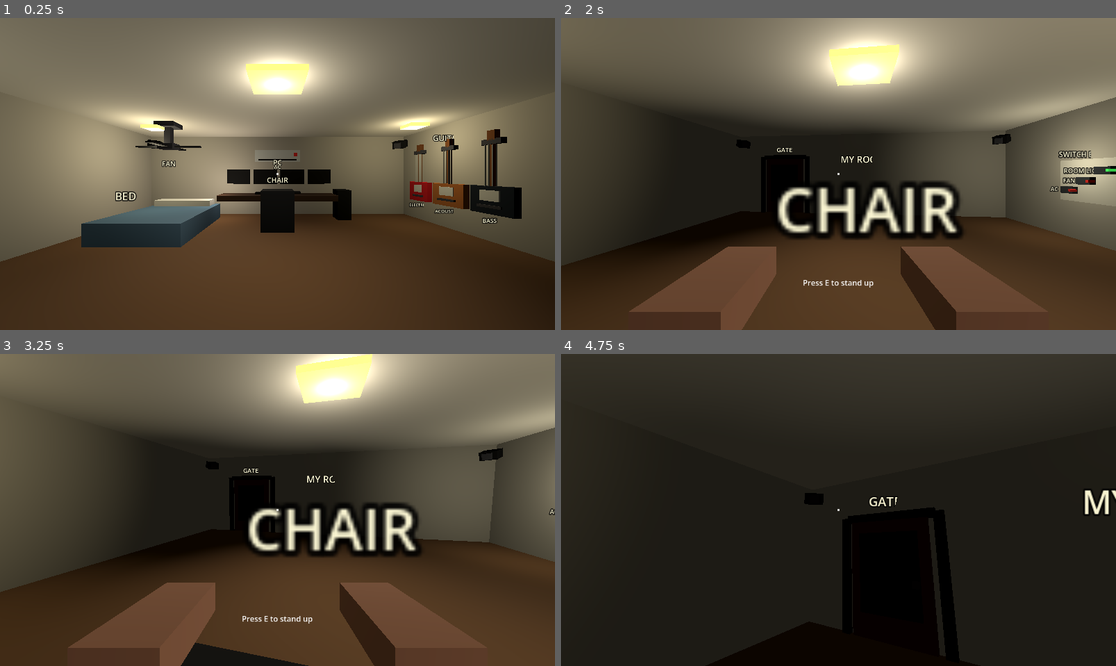
Above: before the commit, frames 1-4 (two rows, left to right).
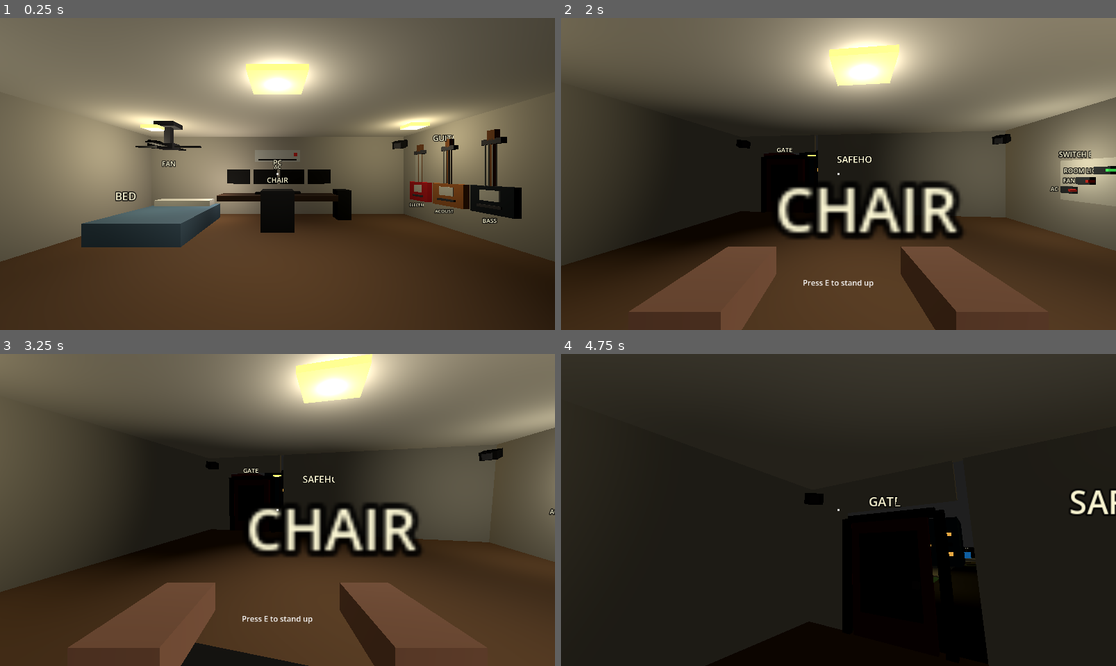
Above: after the commit, the same moments.

Repository: anonto42/my_room
Game: Godot game, scene res://scenes/main.tscn
Same seed, same stepped clock (60 frames per second), same inputs: the game is played once before the commit and once after it.
Inputs (mouse positions are in pixels of both pictures, inside the frame that each line leads up to):
- Up to frame 1 (0.25 s): no input
- Up to frame 2 (2 s): tap Enter at 0.5 s; move the mouse to (866, 174) at 0.52 s; hold E (interact) 0.53-1.28 s; hold W (move_forward) from 0.53 s (still down); move the mouse to (810, 174) at 1.27 s; tap E (interact) at 1.35 s
- Up to frame 3 (3.25 s): keep holding W (move_forward); tap E (interact) at 2, 3.05 s; move the mouse to (288, 503) at 2.02 s; hold E (interact) 2.03-2.78 s; tap Down (look_down) at 2.1 s; move the mouse to (271, 516) at 2.77 s; tap Left (look_left) at 2.85 s
- Up to frame 4 (4.75 s): keep holding W (move_forward); tap E (interact) at 3.5, 4.55 s; move the mouse to (877, 513) at 3.52 s; hold E (interact) 3.53-4.28 s; tap Right (look_right) at 3.6 s; move the mouse to (794, 506) at 4.27 s; tap Up (look_up) at 4.35 s

The runs differ from the first frame. In frame 2, 0.4% of the frame differs, in the area x 36-81%, y 35-63%; in frame 3, 0.4%; in frame 4, 2.4%, in the area x 52-100%, y 43-100%.

Commit message:
updating

Diff:
--- /dev/null
+++ b/scripts/city_site.gd
@@ -0,0 +1,19 @@
+extends Node3D
+
+@export var site_id: StringName
+@export var site_title: String = "City site"
+@export var story_flag: StringName
+@export var visit_message: String = "City system scanned"
+@export var interact_hint: String = "Press E to inspect city site"
+@export var room_controller_path: NodePath
+
+@onready var room_controller: Node = get_node_or_null(room_controller_path)
+
+
+func _ready() -> void:
+	add_to_group("interactable")
+
+
+func interact() -> void:
+	if room_controller and room_controller.has_method("visit_city_site"):
+		room_controller.visit_city_site(site_id, site_title, story_flag, visit_message)
--- a/scripts/game_state.gd
+++ b/scripts/game_state.gd
@@ -10,6 +10,17 @@
 var room_light_on: bool = true
 var current_time_of_day: float = 8.0
 
+var current_zone: StringName = &"apartment"
+var current_chapter: StringName = &"chapter_01_city_wakes"
+var city_reputation: int = 0
+var visited_city_sites: Dictionary = {}
+var city_story_flags: Dictionary = {}
+var active_objectives: Array[String] = [
+	"Open the apartment gate",
+	"Find the city command points",
+	"Learn what the city needs before the final assets arrive"
+]
+
 signal fan_toggled(is_on: bool)
 signal ac_toggled(is_on: bool)
 signal pc_toggled(is_on: bool)
@@ -17,3 +28,6 @@
 signal player_sat_at_pc
 signal player_left_pc
 signal player_slept
+signal zone_changed(zone_id: StringName)
+signal city_site_visited(site_id: StringName, story_flag: StringName)
+signal objective_updated(objective: String)
--- a/scripts/gate.gd
+++ b/scripts/gate.gd
@@ -7,6 +7,7 @@
 
 @onready var room_controller: Node = get_node_or_null(room_controller_path)
 @onready var door_panel: Node3D = get_node_or_null("DoorPanel")
+@onready var door_blocker: StaticBody3D = get_node_or_null("StaticBody3D")
 
 
 func _ready() -> void:
@@ -17,14 +18,25 @@
 func interact() -> void:
 	is_open = not is_open
 	_update_hint()
+	_set_blocker_enabled(not is_open)
 	if door_panel:
 		var tween := create_tween()
 		tween.set_trans(Tween.TRANS_CUBIC)
 		tween.set_ease(Tween.EASE_OUT)
 		tween.tween_property(door_panel, "rotation_degrees:y", -68.0 if is_open else 0.0, 0.55)
-	if room_controller and room_controller.has_method("show_room_message"):
-		room_controller.show_room_message("This feature is coming soon" if is_open else "Gate closed")
+	if room_controller:
+		if room_controller.has_method("set_current_zone") and is_open:
+			room_controller.set_current_zone(&"city_threshold")
+		if room_controller.has_method("show_world_message"):
+			room_controller.show_world_message("New Harbor City is open" if is_open else "Gate closed")
 
 
 func _update_hint() -> void:
 	interact_hint = "Press E to close gate" if is_open else "Press E to open gate"
+
+
+func _set_blocker_enabled(value: bool) -> void:
+	if not door_blocker:
+		return
+	door_blocker.collision_layer = 2 if value else 0
+	door_blocker.collision_mask = 1 if value else 0
--- a/scripts/main.gd
+++ b/scripts/main.gd
@@ -4,6 +4,116 @@
 const LAYER_INTERACTABLE := 2
 const MONITOR_X_POSITIONS: Array[float] = [-1.45, -0.45, 0.55, 1.55]
 const MONITOR_Y_ROTATIONS: Array[float] = [-14.0, -5.0, 5.0, 14.0]
+const CITY_DISTRICTS: Array[Dictionary] = [
+	{
+		"id": &"home_row",
+		"name": "Home Row",
+		"position": Vector3(-9.0, 0.02, 13.0),
+		"size": Vector3(9.5, 0.08, 10.0),
+		"material": &"sidewalk",
+		"label": "HOME ROW"
+	},
+	{
+		"id": &"maker_yards",
+		"name": "Maker Yards",
+		"position": Vector3(10.0, 0.02, 21.0),
+		"size": Vector3(13.0, 0.08, 13.0),
+		"material": &"concrete",
+		"label": "MAKER YARDS"
+	},
+	{
+		"id": &"market_spine",
+		"name": "Market Spine",
+		"position": Vector3(-10.0, 0.02, 31.0),
+		"size": Vector3(13.0, 0.08, 12.0),
+		"material": &"plaza",
+		"label": "MARKET"
+	},
+	{
+		"id": &"civic_core",
+		"name": "Civic Core",
+		"position": Vector3(7.5, 0.02, 39.0),
+		"size": Vector3(15.0, 0.08, 13.0),
+		"material": &"civic_floor",
+		"label": "CIVIC CORE"
+	}
+]
+const CITY_BLOCKS: Array[Dictionary] = [
+	{"id": &"apartment_stack", "name": "Apartment Stack", "position": Vector3(-7.5, 2.05, 9.0), "size": Vector3(4.0, 4.1, 5.5), "material": &"building_home", "label": "HOMES"},
+	{"id": &"corner_store", "name": "Corner Store", "position": Vector3(6.5, 1.35, 10.5), "size": Vector3(4.8, 2.7, 4.2), "material": &"building_market", "label": "STORE"},
+	{"id": &"workshop_a", "name": "Open Workshop", "position": Vector3(13.0, 1.7, 19.0), "size": Vector3(5.8, 3.4, 4.0), "material": &"building_maker", "label": "SHOP"},
+	{"id": &"workshop_b", "name": "Print Foundry", "position": Vector3(5.5, 2.25, 25.5), "size": Vector3(5.2, 4.5, 5.8), "material": &"building_maker_dark", "label": "FOUNDRY"},
+	{"id": &"market_hall", "name": "Market Hall", "position": Vector3(-13.5, 2.0, 31.0), "size": Vector3(5.0, 4.0, 8.0), "material": &"building_market", "label": "HALL"},
+	{"id": &"clinic", "name": "Clinic", "position": Vector3(-4.5, 1.6, 35.0), "size": Vector3(4.5, 3.2, 5.0), "material": &"building_civic", "label": "CLINIC"},
+	{"id": &"city_hall", "name": "City Hall", "position": Vector3(8.0, 3.0, 40.0), "size": Vector3(7.0, 6.0, 6.5), "material": &"building_civic", "label": "CITY HALL"},
+	{"id": &"transit_depot", "name": "Transit Depot", "position": Vector3(16.5, 1.3, 34.0), "size": Vector3(5.0, 2.6, 8.5), "material": &"building_transit", "label": "DEPOT"}
+]
+const CITY_SITES: Array[Dictionary] = [
+	{
+		"id": &"city_map",
+		"title": "City Map Kiosk",
+		"story_flag": &"mapped_city",
+		"position": Vector3(0.0, 0.45, 9.2),
+		"size": Vector3(0.9, 0.9, 0.35),
+		"material": &"city_marker",
+		"label": "MAP",
+		"hint": "Press E to scan the city map",
+		"message": "Map synced: districts can now become missions, shops, homes, or story scenes."
+	},
+	{
+		"id": &"power_grid",
+		"title": "Power Grid Cabinet",
+		"story_flag": &"found_power_grid",
+		"position": Vector3(8.5, 0.6, 18.0),
+		"size": Vector3(0.9, 1.2, 0.6),
+		"material": &"city_power",
+		"label": "GRID",
+		"hint": "Press E to inspect power grid",
+		"message": "Grid checked: future systems can connect city lighting, homes, weather, and devices."
+	},
+	{
+		"id": &"market_board",
+		"title": "Market Request Board",
+		"story_flag": &"met_market",
+		"position": Vector3(-9.5, 0.65, 27.2),
+		"size": Vector3(1.4, 1.3, 0.25),
+		"material": &"city_market",
+		"label": "JOBS",
+		"hint": "Press E to read market board",
+		"message": "Requests unlocked: this can become the quest board for city life."
+	},
+	{
+		"id": &"transit_node",
+		"title": "Transit Node",
+		"story_flag": &"found_transit",
+		"position": Vector3(14.2, 0.55, 30.0),
+		"size": Vector3(1.2, 1.1, 0.55),
+		"material": &"city_transit",
+		"label": "BUS",
+		"hint": "Press E to inspect transit node",
+		"message": "Transit marked: this placeholder can later load districts, vehicles, or fast travel."
+	},
+	{
+		"id": &"water_pump",
+		"title": "Water Pump Station",
+		"story_flag": &"found_water",
+		"position": Vector3(3.2, 0.55, 43.0),
+		"size": Vector3(1.1, 1.1, 0.55),
+		"material": &"city_water",
+		"label": "WATER",
+		"hint": "Press E to inspect water station",
+		"message": "Water station logged: the city can grow survival, comfort, and economy systems here."
+	}
+]
+const STREET_LIGHT_POSITIONS: Array[Vector3] = [
+	Vector3(-4.0, 0.0, 8.0),
+	Vector3(4.0, 0.0, 14.0),
+	Vector3(-4.0, 0.0, 22.0),
+	Vector3(4.0, 0.0, 30.0),
+	Vector3(-11.0, 0.0, 24.0),
+	Vector3(12.5, 0.0, 36.0),
+	Vector3(0.0, 0.0, 42.0)
+]
 
 var _materials: Dictionary = {}
 var _player: CharacterBody3D
@@ -22,6 +132,7 @@
 	_ensure_input_map()
 	_make_materials()
 	_create_room()
+	_create_city()
 	_create_furniture()
 	_create_lighting()
 	_create_ui()
@@ -87,6 +198,27 @@
 	_materials.guitar_bass = _material(Color(0.08, 0.12, 0.16))
 	_materials.guitar_neck = _material(Color(0.48, 0.28, 0.12))
 	_materials.guitar_string = _material(Color(0.78, 0.78, 0.74))
+	_materials.asphalt = _material(Color(0.06, 0.065, 0.07))
+	_materials.road_marking = _material(Color(0.95, 0.86, 0.42), Color(0.8, 0.65, 0.2), 0.05)
+	_materials.sidewalk = _material(Color(0.46, 0.48, 0.46))
+	_materials.concrete = _material(Color(0.38, 0.4, 0.38))
+	_materials.plaza = _material(Color(0.5, 0.43, 0.34))
+	_materials.civic_floor = _material(Color(0.42, 0.46, 0.5))
+	_materials.grass = _material(Color(0.15, 0.34, 0.2))
+	_materials.building_home = _material(Color(0.36, 0.32, 0.3))
+	_materials.building_market = _material(Color(0.5, 0.22, 0.24))
+	_materials.building_maker = _material(Color(0.25, 0.38, 0.42))
+	_materials.building_maker_dark = _material(Color(0.18, 0.26, 0.31))
+	_materials.building_civic = _material(Color(0.44, 0.45, 0.52))
+	_materials.building_transit = _material(Color(0.24, 0.29, 0.24))
+	_materials.window_lit = _material(Color(0.9, 0.76, 0.38), Color(1.0, 0.72, 0.28), 0.9)
+	_materials.window_dark = _material(Color(0.05, 0.08, 0.1))
+	_materials.city_marker = _material(Color(0.15, 0.55, 0.95), Color(0.05, 0.5, 1.0), 0.8)
+	_materials.city_power = _material(Color(0.95, 0.72, 0.18), Color(1.0, 0.58, 0.05), 0.8)
+	_materials.city_market = _material(Color(0.88, 0.28, 0.33), Color(0.9, 0.12, 0.18), 0.65)
+	_materials.city_transit = _material(Color(0.1, 0.55, 0.42), Color(0.0, 0.6, 0.36), 0.55)
+	_materials.city_water = _material(Color(0.12, 0.45, 0.8), Color(0.1, 0.55, 0.95), 0.65)
+	_materials.street_light = _material(Color(1.0, 0.92, 0.62), Color(1.0, 0.78, 0.28), 1.5)
 
 
 func _material(color: Color, emission: Color = Color.BLACK, energy: float = 0.0) -> StandardMaterial3D:
@@ -105,11 +237,13 @@
 	add_child(room)
 	_box(room, "Floor", Vector3(10, 0.2, 10), Vector3(0, -0.1, 0), _materials.floor, true)
 	_box(room, "WallNorth", Vector3(10, 3, 0.2), Vector3(0, 1.5, -5), _materials.wall, true)
-	_box(room, "WallSouth", Vector3(10, 3, 0.2), Vector3(0, 1.5, 5), _materials.wall, true)
+	_box(room, "WallSouthLeft", Vector3(6.7, 3, 0.2), Vector3(-1.65, 1.5, 5), _materials.wall, true)
+	_box(room, "WallSouthRight", Vector3(1.0, 3, 0.2), Vector3(4.5, 1.5, 5), _materials.wall, true)
+	_box(room, "WallSouthHeader", Vector3(2.3, 0.65, 0.2), Vector3(3.0, 2.68, 5), _materials.wall, true)
 	_box(room, "WallEast", Vector3(0.2, 3, 10), Vector3(5, 1.5, 0), _materials.wall, true)
 	_box(room, "WallWest", Vector3(0.2, 3, 10), Vector3(-5, 1.5, 0), _materials.wall, true)
 	_box(room, "Ceiling", Vector3(10, 0.2, 10), Vector3(0, 3.1, 0), _materials.ceiling, true)
-	_label(room, "MY ROOM", Vector3(0, 2.05, 4.86), Vector3(0, 180, 0), 34)
+	_label(room, "SAFEHOUSE", Vector3(0, 2.05, 4.86), Vector3(0, 180, 0), 34)
 	_create_gate(room)
 
 
@@ -133,6 +267,128 @@
 	gate.script = load("res://scripts/gate.gd")
 	gate.set("room_controller_path", get_path())
 	parent.add_child(gate)
+
+
+func _create_city() -> void:
+	var city := Node3D.new()
+	city.name = "City"
+	add_child(city)
+	_box(city, "CityGround", Vector3(46, 0.18, 56), Vector3(0, -0.14, 27), _materials.grass, true)
+	_create_road(city, "GateRoad", Vector3(0, 0.0, 15), Vector3(7.0, 0.05, 20.0), false)
+	_create_road(city, "MarketRoad", Vector3(0, 0.01, 30), Vector3(34.0, 0.05, 6.5), true)
+	_create_road(city, "CivicRoad", Vector3(6.0, 0.02, 39), Vector3(7.0, 0.05, 18.0), false)
+	for district in CITY_DISTRICTS:
+		_create_city_district(city, district)
+	for block in CITY_BLOCKS:
+		_create_city_building(city, block)
+	for site in CITY_SITES:
+		_create_city_site(city, site)
+	_create_city_boundaries(city)
+	_create_city_entry_zone(city)
+	_label(city, "NEW HARBOR CITY", Vector3(0, 3.2, 7.0), Vector3(-10, 180, 0), 32)
+
+
+func _create_road(parent: Node3D, name: String, pos: Vector3, size: Vector3, horizontal: bool) -> void:
+	_box(parent, name, size, pos, _materials.asphalt, true)
+	if horizontal:
+		_box(parent, "%sMarking" % name, Vector3(size.x - 1.0, 0.02, 0.12), pos + Vector3(0, 0.04, 0), _materials.road_marking, false)
+	else:
+		_box(parent, "%sMarking" % name, Vector3(0.12, 0.02, size.z - 1.0), pos + Vector3(0, 0.04, 0), _materials.road_marking, false)
+
+
+func _create_city_district(parent: Node3D, district: Dictionary) -> void:
+	var district_node := Node3D.new()
+	district_node.name = "District_%s" % str(district["id"])
+	district_node.position = district["position"]
+	parent.add_child(district_node)
+	_box(district_node, "Plot", district["size"], Vector3.ZERO, _mat(district["material"]), true)
+	_label(district_node, str(district["label"]), Vector3(0, 0.22, 0), Vector3(-90, 0, 0), 18)
+	var slot := Marker3D.new()
+	slot.name = "DistrictAssetSlot"
+	slot.set_meta("asset_role", "district_ground_or_set_dressing")
+	slot.set_meta("district_id", district["id"])
+	district_node.add_child(slot)
+
+
+func _create_city_building(parent: Node3D, block: Dictionary) -> void:
+	var building := Node3D.new()
+	building.name = "Building_%s" % str(block["id"])
+	building.position = block["position"]
+	parent.add_child(building)
+	var size: Vector3 = block["size"]
+	_box(building, "PlaceholderMass", size, Vector3.ZERO, _mat(block["material"]), true)
+	_add_building_windows(building, size)
+	_label(building, str(block["label"]), Vector3(0, (size.y * 0.5) + 0.35, 0), Vector3.ZERO, 18)
+	var slot := Marker3D.new()
+	slot.name = "AssetSlot"
+	slot.position = Vector3(0, -size.y * 0.5, 0)
+	slot.set_meta("asset_role", "replace_placeholder_building")
+	slot.set_meta("city_block_id", block["id"])
+	slot.set_meta("asset_note", "Instance a final 3D building here and hide PlaceholderMass.")
+	building.add_child(slot)
+
+
+func _add_building_windows(building: Node3D, size: Vector3) -> void:
+	var rows: int = max(1, int(size.y / 1.2))
+	var cols: int = max(1, int(size.x / 1.4))
+	for row in range(rows):
+		for col in range(cols):
+			var column_count: int = max(1, cols - 1)
+			var x: float = -size.x * 0.35 + float(col) * (size.x * 0.7 / float(column_count))
+			var y: float = -size.y * 0.25 + float(row) * 0.9
+			var mat: Material = _materials.window_lit if (row + col) % 2 == 0 else _materials.window_dark
+			_box(building, "Window_%d_%d" % [row, col], Vector3(0.42, 0.36, 0.04), Vector3(x, y, -size.z * 0.51), mat, false)
+
+
+func _create_city_site(parent: Node3D, site: Dictionary) -> void:
+	var node := Node3D.new()
+	node.name = "CitySite_%s" % str(site["id"])
+	node.position = site["position"]
+	parent.add_child(node)
+	_box(node, "MarkerBase", site["size"], Vector3.ZERO, _mat(site["material"]), false)
+	_box(node, "MarkerPost", Vector3(0.12, 0.9, 0.12), Vector3(0, 0.55, 0), _materials.metal, false)
+	_label(node, str(site["label"]), Vector3(0, 1.25, 0), Vector3.ZERO, 18)
+	_add_collision_owner(node, Vector3(1.5, 1.5, 1.1), Vector3(0, 0.45, 0))
+	_add_area(node, "InteractArea", Vector3(2.4, 2.0, 2.4), Vector3(0, 0.55, 0))
+	var slot := Marker3D.new()
+	slot.name = "AssetSlot"
+	slot.position = Vector3.ZERO
+	slot.set_meta("asset_role", "replace_city_interaction_marker")
+	slot.set_meta("site_id", site["id"])
+	node.add_child(slot)
+	node.script = load("res://scripts/city_site.gd")
+	node.set("site_id", site["id"])
+	node.set("site_title", site["title"])
+	node.set("story_flag", site["story_flag"])
+	node.set("interact_hint", site["hint"])
+	node.set("visit_message", site["message"])
+	node.set("room_controller_path", get_path())
+
+
+func _create_city_boundaries(parent: Node3D) -> void:
+	_box(parent, "CityBoundaryWest", Vector3(0.3, 2.2, 56.0), Vector3(-23.0, 1.0, 27.0), _materials.dark, true)
+	_box(parent, "CityBoundaryEast", Vector3(0.3, 2.2, 56.0), Vector3(23.0, 1.0, 27.0), _materials.dark, true)
+	_box(parent, "CityBoundarySouth", Vector3(46.0, 2.2, 0.3), Vector3(0.0, 1.0, 55.0), _materials.dark, true)
+
+
+func _create_city_entry_zone(parent: Node3D) -> void:
+	var zone := Area3D.new()
+	zone.name = "CityEntryZone"
+	zone.position = Vector3(3.0, 1.0, 6.6)
+	zone.collision_layer = 0
+	zone.collision_mask = LAYER_WORLD
+	parent.add_child(zone)
+	var shape := CollisionShape3D.new()
+	shape.name = "CollisionShape3D"
+	var box := BoxShape3D.new()
+	box.size = Vector3(2.4, 2.0, 2.0)
+	shape.shape = box
+	zone.add_child(shape)
+	zone.body_entered.connect(func(body: Node) -> void:
+		if body == _player:
+			set_current_zone(&"new_harbor_city")
+			show_world_message("Entered New Harbor City")
+	)
 
 
 func _create_furniture() -> void:
@@ -448,6 +704,9 @@
 	_create_cctv_camera(2, Vector3(-4.55, 2.65, 4.55), target)
 	_create_cctv_camera(3, Vector3(-4.55, 2.65, -4.55), target)
 	_create_cctv_camera(4, Vector3(4.55, 2.65, -4.55), target)
+	_create_cctv_camera(5, Vector3(0.0, 7.5, 18.0), Vector3(0.0, 1.0, 26.0))
+	_create_cctv_camera(6, Vector3(-17.0, 6.5, 33.0), Vector3(-7.0, 1.0, 31.0))
+	_create_cctv_camera(7, Vector3(17.0, 7.0, 41.0), Vector3(7.0, 1.0, 39.0))
 
 
 func _create_cctv_camera(index: int, position: Vector3, target: Vector3) -> void:
@@ -534,6 +793,10 @@
 
 
 func show_room_message(text: String) -> void:
+	show_world_message(text)
+
+
+func show_world_message(text: String) -> void:
 	if not _message_label:
 		return
 	if _message_tween:
@@ -547,6 +810,33 @@
 	_message_tween.finished.connect(func() -> void:
 		_message_label.visible = false
 	)
+
+
+func set_current_zone(zone_id: StringName) -> void:
+	if GameState.current_zone == zone_id:
+		return
+	GameState.current_zone = zone_id
+	if zone_id == &"city_threshold" and not GameState.active_objectives.is_empty():
+		GameState.active_objectives[0] = "Enter New Harbor City"
+		GameState.objective_updated.emit(GameState.active_objectives[0])
+	GameState.zone_changed.emit(zone_id)
+
+
+func visit_city_site(site_id: StringName, site_title: String, story_flag: StringName, message: String) -> void:
+	var was_new := not GameState.visited_city_sites.has(site_id)
+	GameState.visited_city_sites[site_id] = true
+	if not str(story_flag).is_empty():
+		GameState.city_story_flags[story_flag] = true
+	if was_new:
+		GameState.city_reputation += 1
+		var scan_objective := "Inspect city command points (%d/%d)" % [GameState.visited_city_sites.size(), CITY_SITES.size()]
+		if GameState.active_objectives.size() > 1:
+			GameState.active_objectives[1] = scan_objective
+		if GameState.visited_city_sites.size() == CITY_SITES.size() and not GameState.active_objectives.has("Choose the first district upgrade"):
+			GameState.active_objectives.append("Choose the first district upgrade")
+		GameState.objective_updated.emit(scan_objective)
+	GameState.city_site_visited.emit(site_id, story_flag)
+	show_world_message("%s: %s" % [site_title, message])
 
 
 func _hand(name: String, pos: Vector3) -> MeshInstance3D:
@@ -624,6 +914,7 @@
 	glow.light_energy = 0.0
 	glow.position = Vector3(0, 1.5, -4.35)
 	lighting.add_child(glow)
+	_create_city_lighting(lighting)
 	var env := WorldEnvironment.new()
 	env.name = "WorldEnvironment"
 	var environment := Environment.new()
@@ -638,6 +929,24 @@
 	if computer:
 		computer.set("monitor_glow_path", computer.get_path_to(glow))
 	_sync_switch_states()
+
+
+func _create_city_lighting(parent: Node3D) -> void:
+	for index in range(STREET_LIGHT_POSITIONS.size()):
+		var pos := STREET_LIGHT_POSITIONS[index]
+		var pole := Node3D.new()
+		pole.name = "StreetLight%d" % (index + 1)
+		pole.position = pos
+		parent.add_child(pole)
+		_box(pole, "Pole", Vector3(0.12, 3.0, 0.12), Vector3(0, 1.5, 0), _materials.metal, false)
+		_box(pole, "LampHead", Vector3(0.65, 0.14, 0.25), Vector3(0.25, 3.05, 0), _materials.street_light, false)
+		var light := OmniLight3D.new()
+		light.name = "StreetGlow"
+		light.light_color = Color("#ffd780")
+		light.light_energy = 0.75
+		light.omni_range = 7.5
+		light.position = Vector3(0.25, 2.75, 0)
+		pole.add_child(light)
 
 
 func _create_ui() -> void:
@@ -709,6 +1018,10 @@
 	return mesh_instance
 
 
+func _mat(key: StringName) -> Material:
+	return _materials.get(key, _materials.dark)
+
+
 func _add_collision_child(parent: Node3D, size: Vector3, pos: Vector3) -> StaticBody3D:
 	var body := StaticBody3D.new()
 	body.name = "StaticBody3D"
Not shown, added: scripts/gate.gd.uid
Not shown, added: scripts/switch_button.gd.uid
Not shown, changed: README.md
Not shown, added: docs/CITY_STORY_AND_ARCHITECTURE.md
Not shown, changed: docs/DEBUG_NOTES.md
Not shown, changed: docs/GAME_PAGES_AND_SYSTEMS.md
